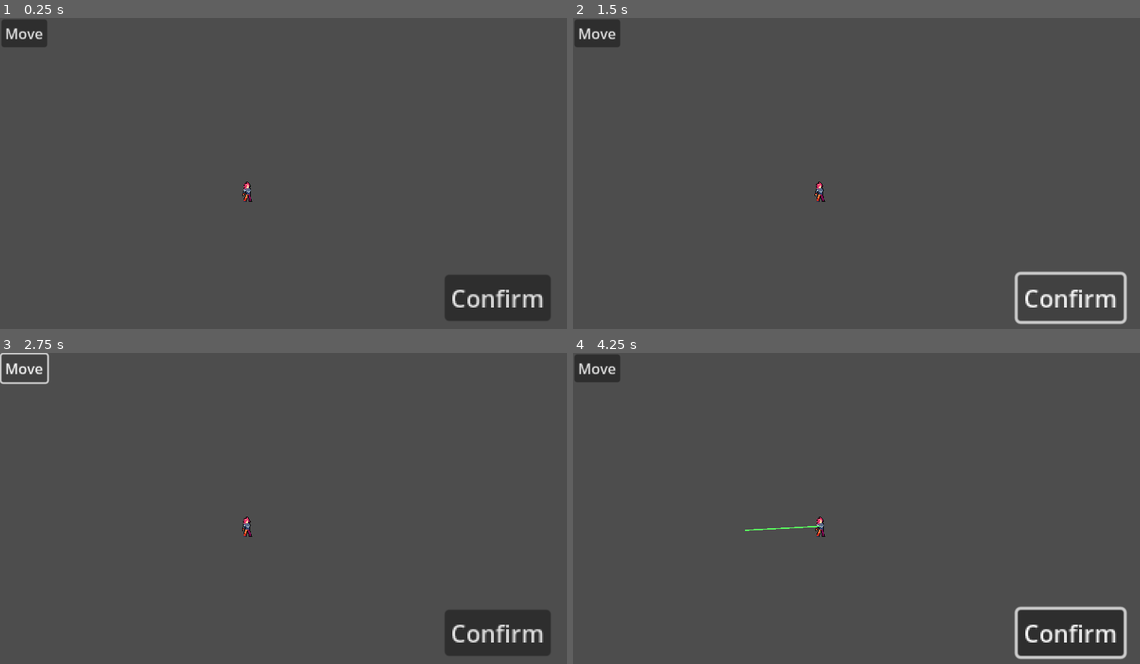
Above: before the commit, frames 1-4 (two rows, left to right).
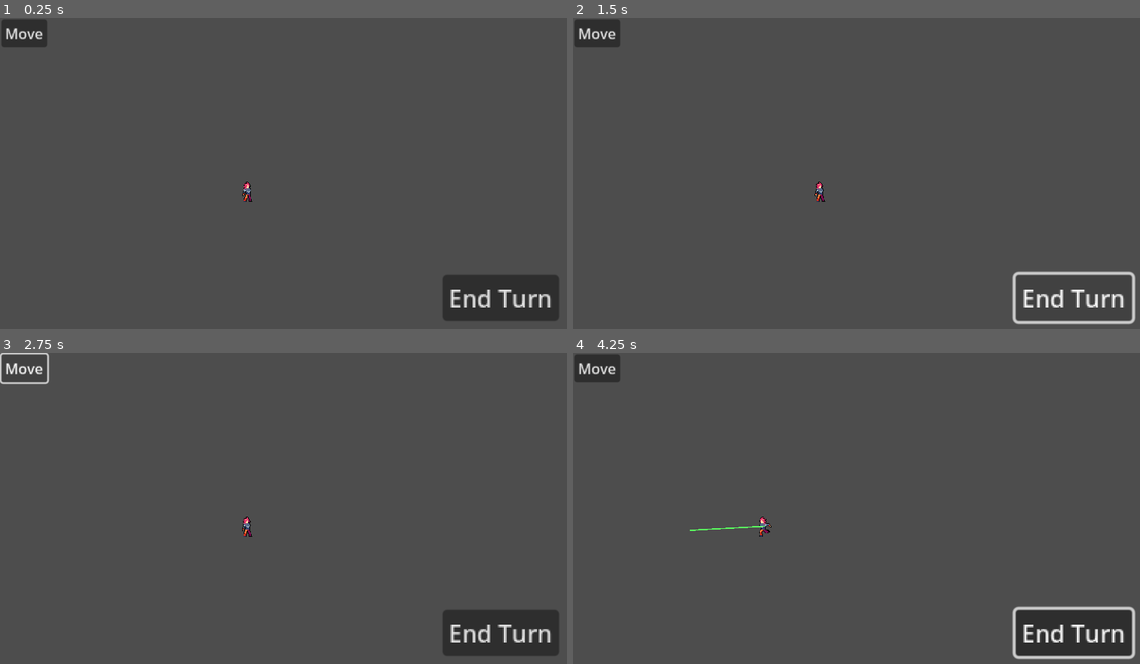
Above: after the commit, the same moments.

Repository: NeroDT67/Micojam14
Game: Godot game, scene res://test_sceane.tscn
Same seed, same stepped clock (60 frames per second), same inputs: the game is played once before the commit and once after it. The project has no main scene, so this scene is started directly.
Inputs (mouse positions are in pixels of both pictures, inside the frame that each line leads up to):
- Up to frame 1 (0.25 s): no input
- Up to frame 2 (1.5 s): click "Confirm" (after the commit: "End Turn") at 0.5 s; click "Confirm" (after the commit: "End Turn") at 1.25 s
- Up to frame 3 (2.75 s): click "Move" at 2 s
- Up to frame 4 (4.25 s): tap Enter (ui_accept) at 2.75, 2.85, 3.02, 3.32, 3.5, 3.77, 3.8, 4.07 s; move the mouse to (986, 499) at 2.77 s; hold Right (ui_right) from 2.78 s (still down); move the mouse to (743, 530) at 3.52 s; click (743, 530) at 3.6 s

The runs differ from the first frame. In frame 1, 0.8% of the frame differs, in the area x 78-99%, y 82-98%; in frame 2, 1.0%; in frame 3, 0.8%; in frame 4, 1.4%, in the area x 20-100%, y 52-99%.
Error after the commit: Out of bounds get index '1' (on base: 'PackedVector2Array') (res://Characters/punk.gd:82)

Commit message:
movment almost their

Diff:
--- a/Characters/punk.gd
+++ b/Characters/punk.gd
@@ -7,12 +7,20 @@
 const JUMP_VELOCITY = -400.0
 
 var AnimFlip : bool = false
+var moving : bool = false
+
+@onready var MoveLine : Line2D = $Lines/MoveLine
+var MoveLineIndex : int = 0
+var delay : int = 0
+
+var targetPosition : Vector2
 
 # Get the gravity from the project settings to be synced with RigidBody nodes.
 var gravity = ProjectSettings.get_setting("physics/2d/default_gravity")
 
 
-@onready var anim = $AnimatedSprite2D
+@onready var anim : AnimatedSprite2D = $AnimatedSprite2D
+
 
 
 
@@ -22,6 +30,19 @@
 	if not is_on_floor():
 		velocity.y += gravity * delta
 
+
+	if moving and MoveLine.points.size() > MoveLineIndex+1:
+
+		var direction = clampi( targetPosition.x - position.x, -1, 1)
+		#print_debug(direction)
+		velocity.x = direction * SPEED
+
+		if (position.x - targetPosition.x) < 1 and (position.x - targetPosition.x) > -1:
+			MoveLineIndex += 1
+			calcutateTargetPosition()
+
+	else:
+		velocity.x = move_toward(velocity.x, 0, SPEED)
 
 
 
@@ -33,7 +54,8 @@
 		else :
 			AnimFlip = true
 
-		anim.flip_v = AnimFlip
+		anim.flip_h = AnimFlip
+
 		anim.play("Run")
 
 	if sqrt(velocity.y * velocity.y) > 5:
@@ -44,3 +66,17 @@
 
 
 	move_and_slide()
+
+
+
+
+func startMoving():
+	#MoveLine.visible = false
+	MoveLineIndex = 0
+	calcutateTargetPosition()
+	moving = true
+
+
+func calcutateTargetPosition():
+
+	targetPosition = position + (MoveLine.points[MoveLineIndex+1] - MoveLine.points[MoveLineIndex])
--- a/Characters/punk.tscn
+++ b/Characters/punk.tscn
@@ -19,7 +19,7 @@
 [node name="AnimatedSprite2D" type="AnimatedSprite2D" parent="."]
 sprite_frames = ExtResource("1_43nld")
 animation = &"Idle"
-frame_progress = 0.498277
+frame_progress = 0.542091
 
 [node name="Lines" type="Node2D" parent="."]
 script = ExtResource("3_y1yqh")
--- a/UI/gameplay_ui.tscn
+++ b/UI/gameplay_ui.tscn
@@ -25,7 +25,7 @@
 grow_horizontal = 0
 grow_vertical = 0
 scale = Vector2(5, 5)
-text = "Confirm"
+text = "End Turn"
 
 [node name="Move" type="Button" parent="."]
 layout_mode = 1
--- /dev/null
+++ b/temp.gd
@@ -0,0 +1,28 @@
+extends CharacterBody2D
+
+
+const SPEED = 300.0
+const JUMP_VELOCITY = -400.0
+
+# Get the gravity from the project settings to be synced with RigidBody nodes.
+var gravity = ProjectSettings.get_setting("physics/2d/default_gravity")
+
+
+func _physics_process(delta):
+	# Add the gravity.
+	if not is_on_floor():
+		velocity.y += gravity * delta
+
+	# Handle jump.
+	if Input.is_action_just_pressed("ui_accept") and is_on_floor():
+		velocity.y = JUMP_VELOCITY
+
+	# Get the input direction and handle the movement/deceleration.
+	# As good practice, you should replace UI actions with custom gameplay actions.
+	var direction = Input.get_axis("ui_left", "ui_right")
+	if direction:
+		velocity.x = direction * SPEED
+	else:
+		velocity.x = move_toward(velocity.x, 0, SPEED)
+
+	move_and_slide()
--- a/test_sceane.tscn
+++ b/test_sceane.tscn
@@ -33,6 +33,7 @@
 [node name="GameplayUi" parent="Ui" instance=ExtResource("2_7m4m8")]
 layout_mode = 1
 
+[connection signal="end_turn_pressed" from="Ui/GameplayUi" to="Punk" method="startMoving"]
 [connection signal="move_pressed" from="Ui/GameplayUi" to="Punk/Lines" method="DrawMoveLine"]
 
 [editable path="Punk"]
